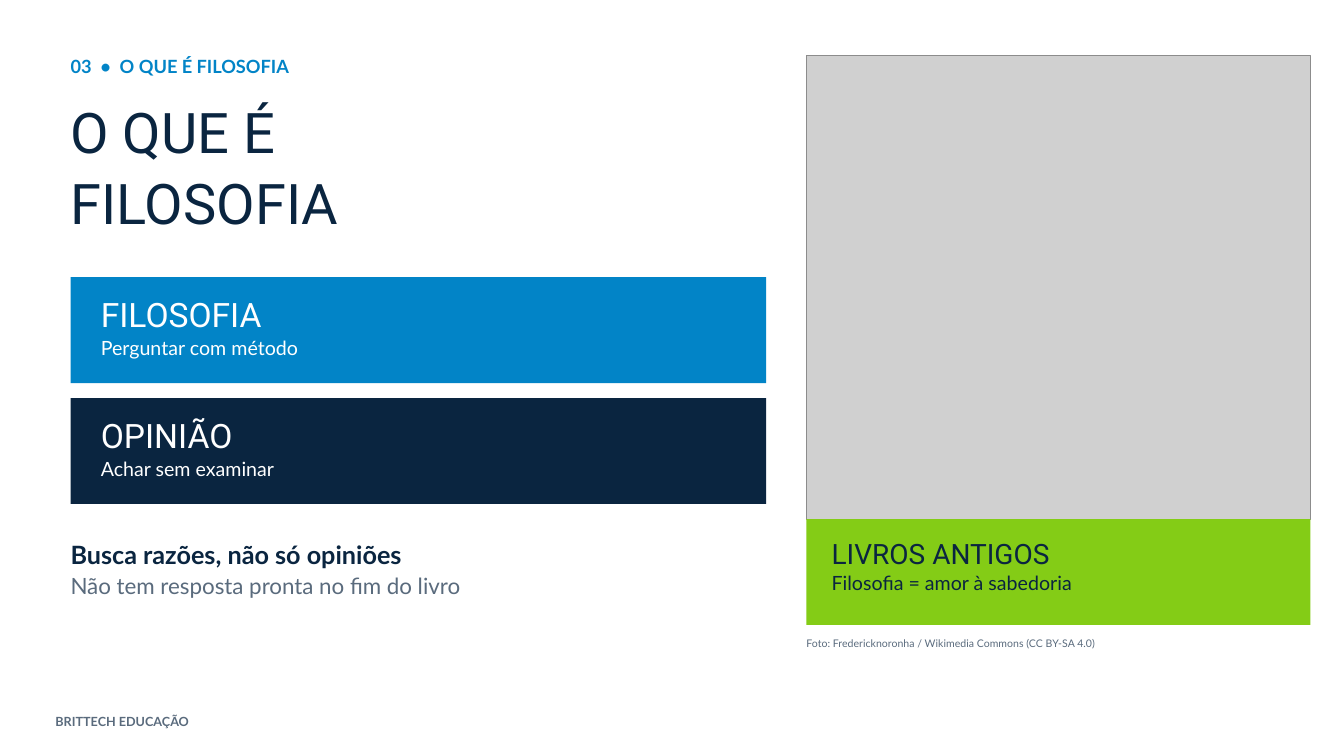
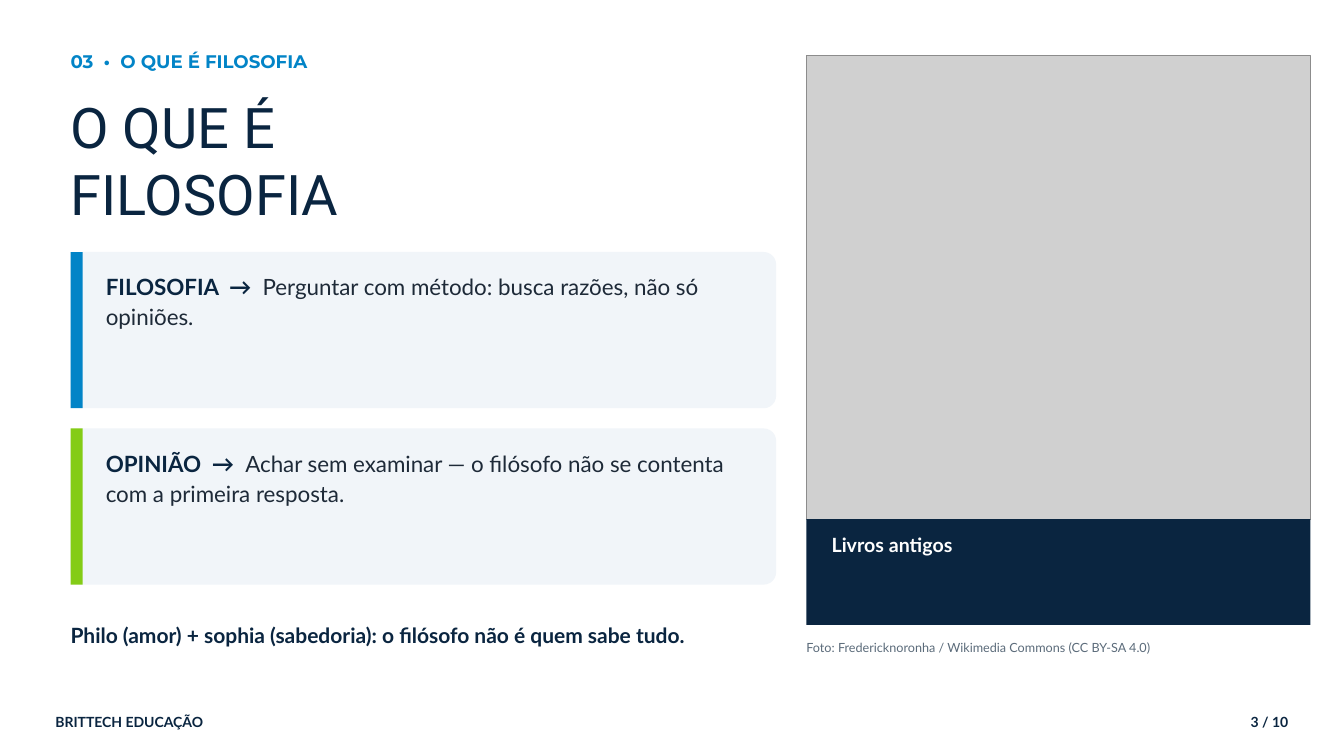
Before and after one commit to thiagollipe-web/brittech-educacao-aulas, a slide deck: slide 3 of ensino-medio/filosofia-1serie-o-que-e-filosofia.pptx. Drawn at 1344x756 pixels with LibreOffice and Linux fonts; fonts in the diff are those of the drawing; grey boxes stand for pictures. Boxes give left, top, right and bottom in pixels: in the first picture for what was removed or moved away, otherwise in the second. Text is boxed around its words. In the diff, an @@ line names an element or a change of style, - is before the commit and + after.

```diff
--- a/ensino-medio/filosofia-1serie-o-que-e-filosofia.pptx
+++ b/ensino-medio/filosofia-1serie-o-que-e-filosofia.pptx
@@ text "03 • O QUE É ..." at [71,51,307,71]: font Lato to Montserrat @@
@@ text "O QUE É" at [71,97,339,216]: line spacing 1.02 to 1; less space between paragraphs @@
@@ rounded rectangle added at [71,252,776,408], fill #F1F5F9 @@
@@ rectangle added at [71,252,83,408], fill #0284C7 @@
@@ rectangle removed at [71,277,766,383] @@
@@ text at [106,278,698,329]: text changed; size 14 to 16 pt; text colour #FFFFFF to #1E2A38 @@
-FILOSOFIA
-Perguntar com método
+FILOSOFIA → Perguntar com método: busca razões, não só opiniões.
@@ rectangle removed at [71,398,766,504] @@
@@ rounded rectangle added at [71,429,776,585], fill #F1F5F9 @@
@@ rectangle added at [71,429,83,585], fill #84CC16 @@
@@ text at [106,452,724,506]: text changed; size 14 to 16 pt; text colour #FFFFFF to #1E2A38 @@
-OPINIÃO
-Achar sem examinar
+OPINIÃO → Achar sem examinar — o filósofo não se contenta com a primeira resposta.
@@ rectangle at [807,519,1311,625]: fill #84CC16 to #0A2540 @@
@@ text at [832,537,953,556]: text changed; text colour #0A2540 to #FFFFFF; bold on @@
-LIVROS ANTIGOS
-Filosofia = amor à sabedoria
+Livros antigos
@@ text removed at [71,545,461,598] @@
-Busca razões, não só opiniões
-Não tem resposta pronta no fim do livro
@@ text added at [71,626,685,647], 15 pt, text #0A2540, bold @@
+Philo (amor) + sophia (sabedoria): o filósofo não é quem sabe tudo.
@@ text "Foto: Fredericknoronha / Wikimedia Commons ..." at [806,642,1150,654]: size 7.5 to 9 pt, text colour #5A6B7D to #5B6B7A @@
@@ text "BRITTECH EDUCAÇÃO" at [55,715,204,730]: size 9 to 10 pt, text colour #5A6B7D to #0A2540 @@
@@ text added at [1251,716,1288,727], 10 pt, text #0A2540, bold @@
+3 / 10
```
Also in this commit, not shown: 3 other slides changed, 6 slides added, 4 slides removed, 4 other files.
